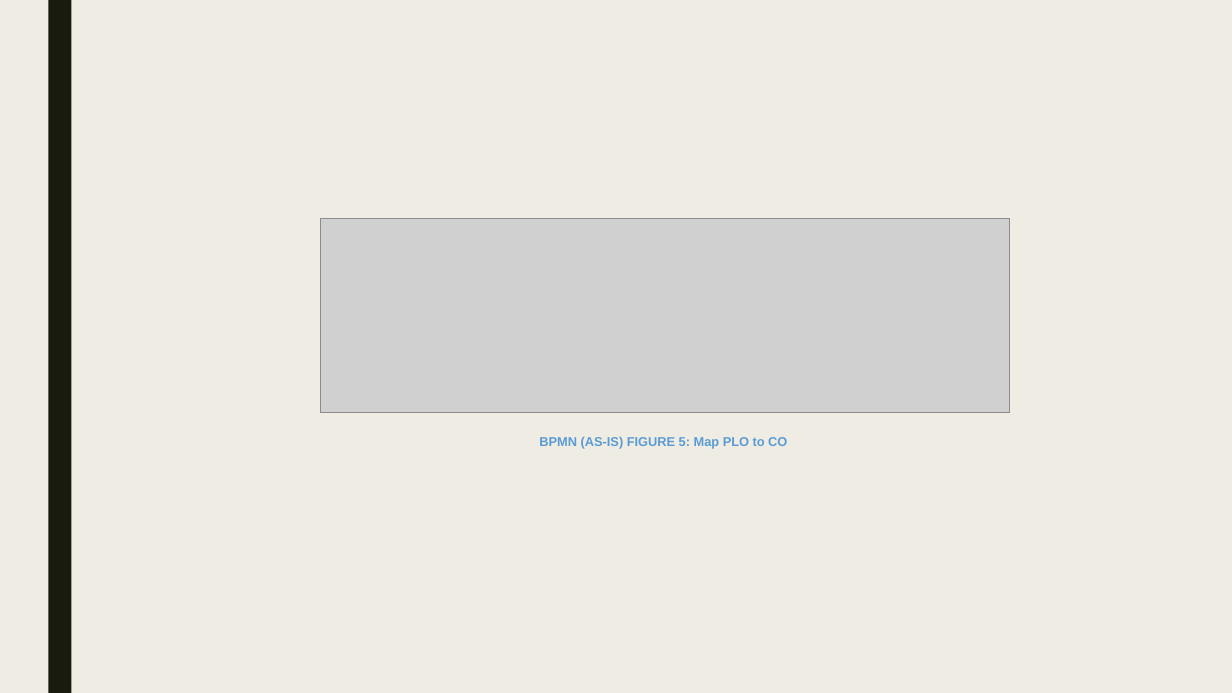
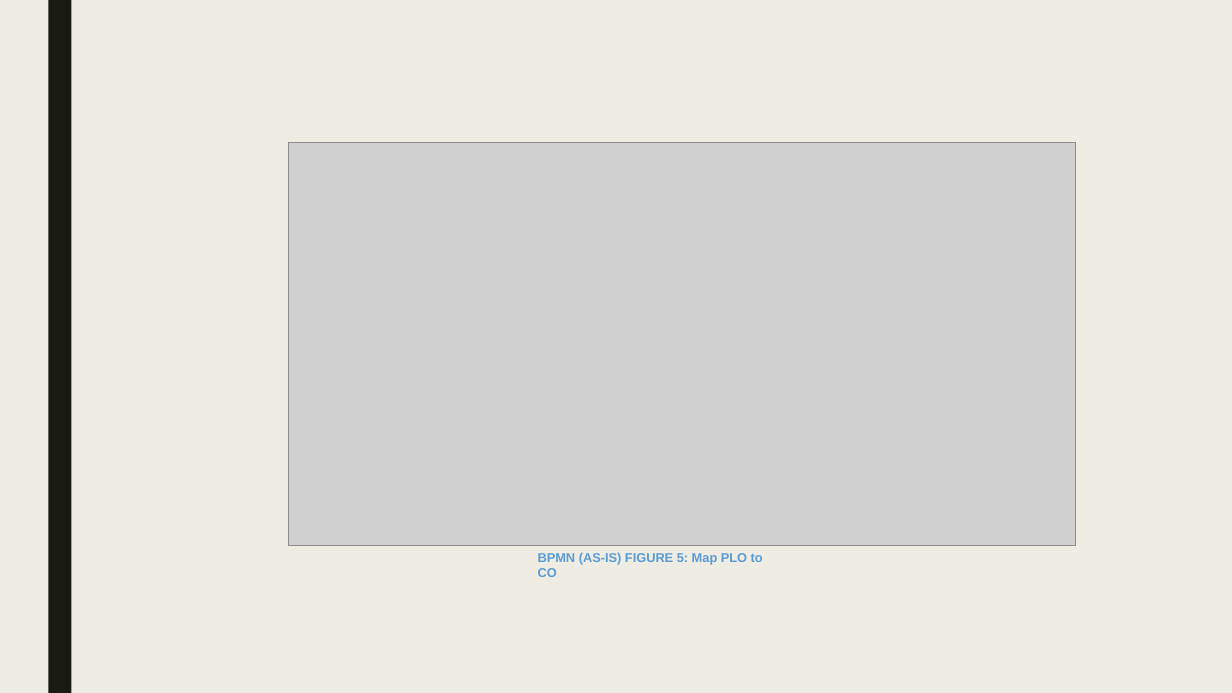
Before and after one commit to moon672/cse-303-1-spring-2021-group-3, a slide deck: slide 14 of Report/PRESENTATION/New Microsoft PowerPoint Presentation.pptx. Drawn at 1232x693 pixels with LibreOffice and Linux fonts; fonts in the diff are those of the drawing; grey boxes stand for pictures. Boxes give left, top, right and bottom in pixels: in the first picture for what was removed or moved away, otherwise in the second. Text is boxed around its words. In the diff, an @@ line names an element or a change of style, - is before the commit and + after.

```diff
--- a/Report/PRESENTATION/New Microsoft PowerPoint Presentation.pptx
+++ b/Report/PRESENTATION/New Microsoft PowerPoint Presentation.pptx
@@ picture added at (288, 142, 1076, 545) @@
@@ picture removed at (321, 218, 1010, 412) @@
@@ text "BPMN (AS-IS) FIGURE 5: Map ..." rewrapped from (539, 436, 787, 449) to (538, 553, 763, 577) @@
```
Also in this commit, not shown: 7 other slides changed, 2 slides added, 1 slide removed, 1 other file.
